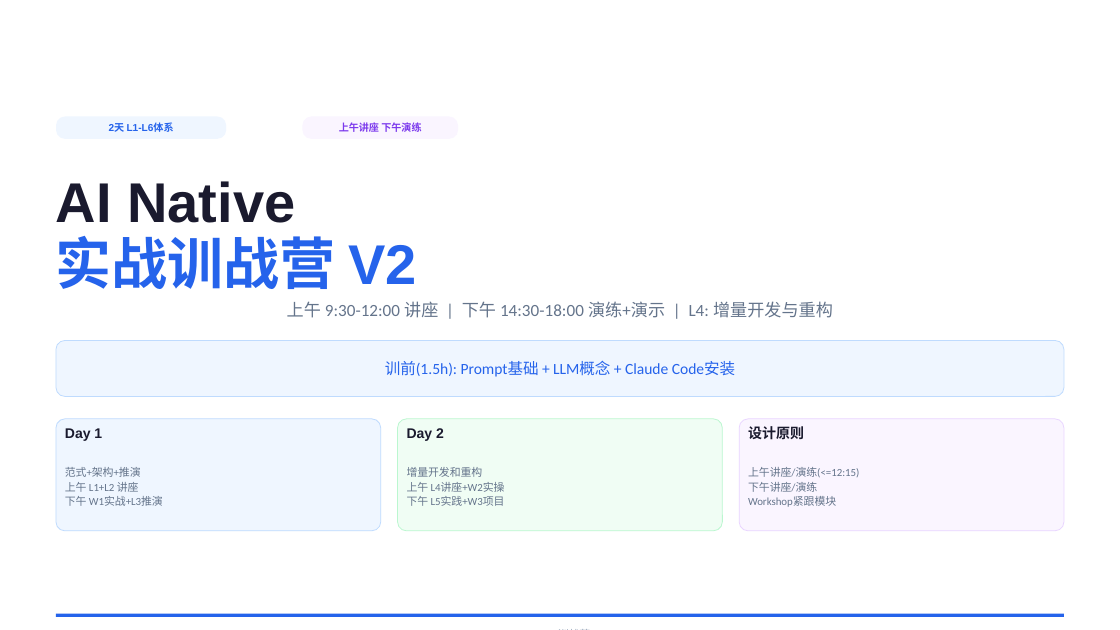
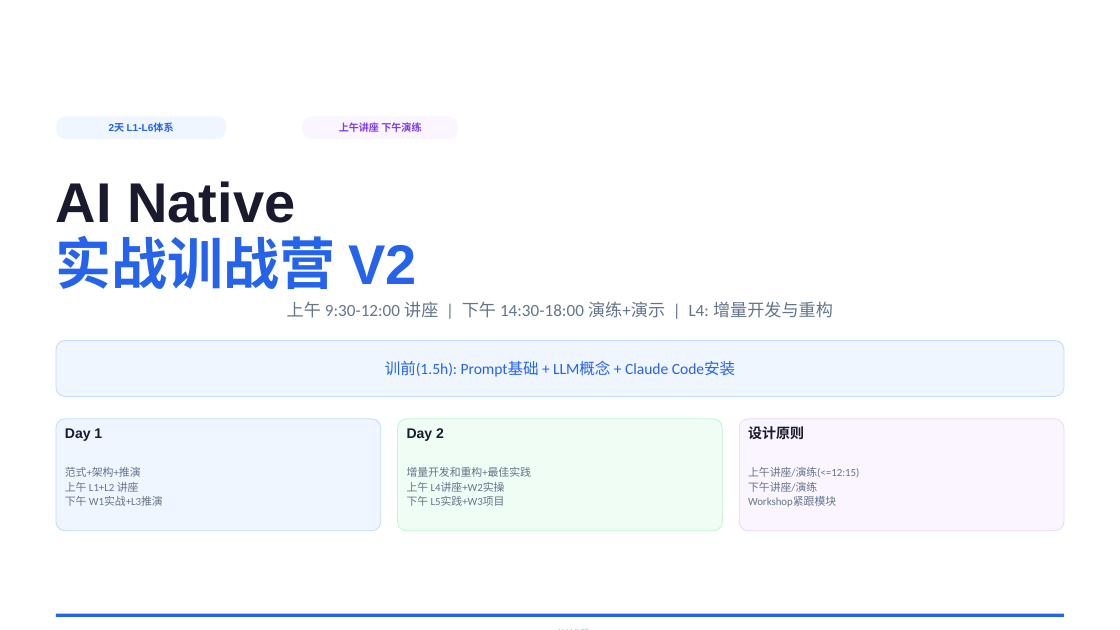
Before and after one commit to JungleTestLabs/ai-coding-training, a slide deck: slide 1 of docs/AI-Native-训战营-介绍与日程.pptx. Drawn at 1120x630 pixels with LibreOffice and Linux fonts; fonts in the diff are those of the drawing. Boxes give left, top, right and bottom in pixels: in the first picture for what was removed or moved away, otherwise in the second. Text is boxed around its words. In the diff, an @@ line names an element or a change of style, - is before the commit and + after.

Commit message:
docs: L3拆为L3a推演+L3b实战, Day2标题"增量开发和重构+最佳实践"

```diff
--- a/docs/AI-Native-训战营-介绍与日程.pptx
+++ b/docs/AI-Native-训战营-介绍与日程.pptx
@@ text at (407,467,532,477): text changed @@
-增量开发和重构
+增量开发和重构+最佳实践
```
Also in this commit, not shown: 3 other slides changed, 2 other files.
